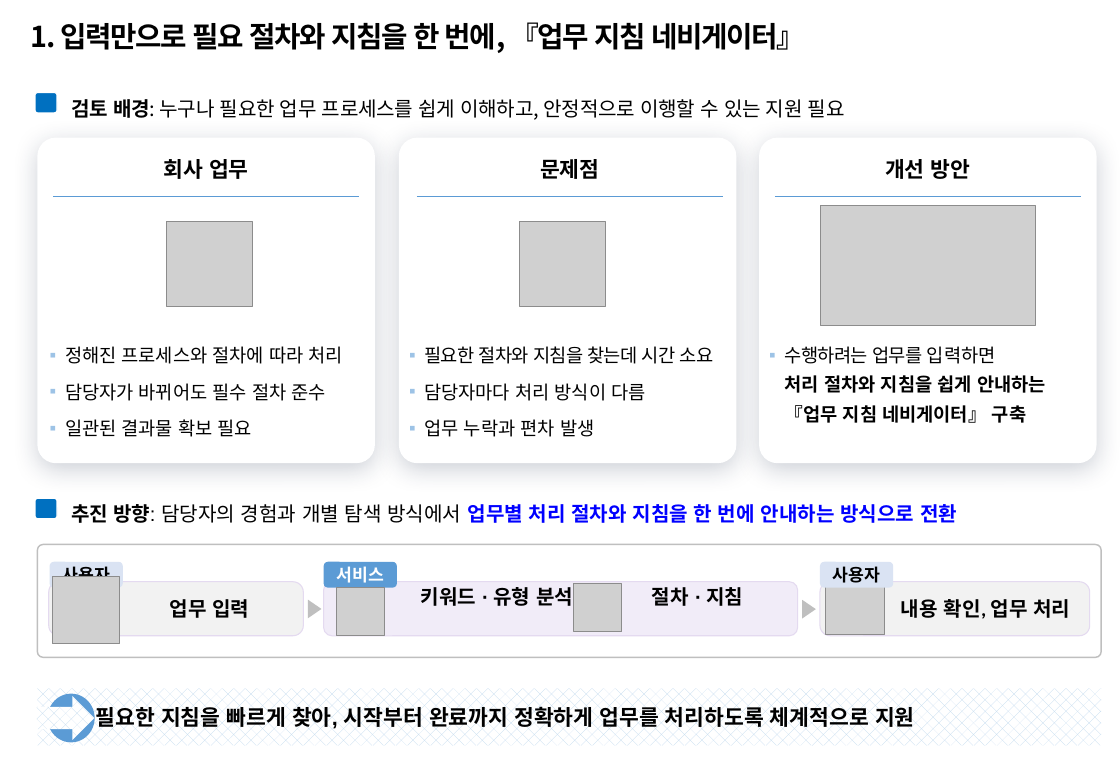
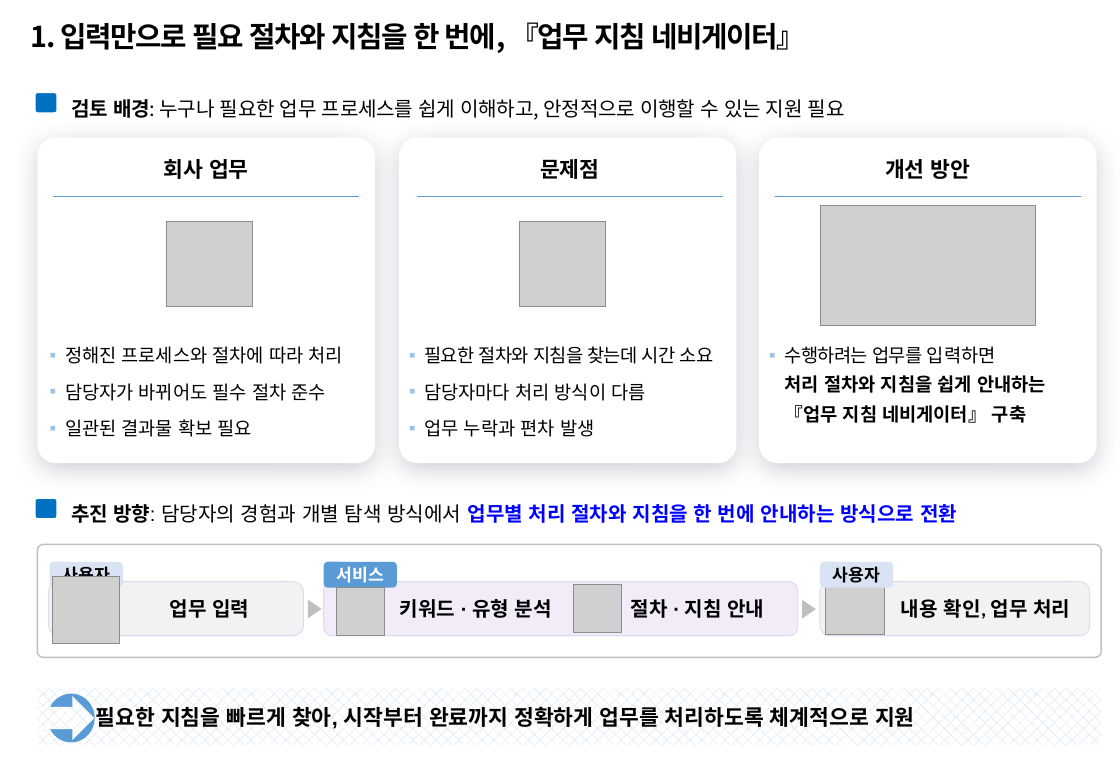
Before and after one commit to temmi81-hue/department-ragas, a slide deck: slide 2 of presentation/submission/26년 포스코퓨처엠 AI활용전문가 과정_사무계_송다혜.pptx. Drawn at 1120x775 pixels with LibreOffice and Linux fonts; fonts in the diff are those of the drawing; grey boxes stand for pictures; background and template pictures are left out. Boxes give left, top, right and bottom in pixels: in the first picture for what was removed or moved away, otherwise in the second. Text is boxed around its words. In the diff, an @@ line names an element or a change of style, - is before the commit and + after.

```diff
--- a/presentation/submission/26년 포스코퓨처엠 AI활용전문가 과정_사무계_송다혜.pptx
+++ b/presentation/submission/26년 포스코퓨처엠 AI활용전문가 과정_사무계_송다혜.pptx
@@ text added at [400, 599, 552, 618], 14 pt, text #000000, bold @@
+키워드 · 유형 분석
@@ text in rounded rectangle at [421, 587, 743, 606]: text removed @@
-키워드 · 유형 분석 절차 · 지침 안내
@@ text added at [631, 599, 764, 618], 14 pt, text #000000, bold @@
+절차 · 지침 안내
```
Also in this commit, not shown: 1 other slide changed.
